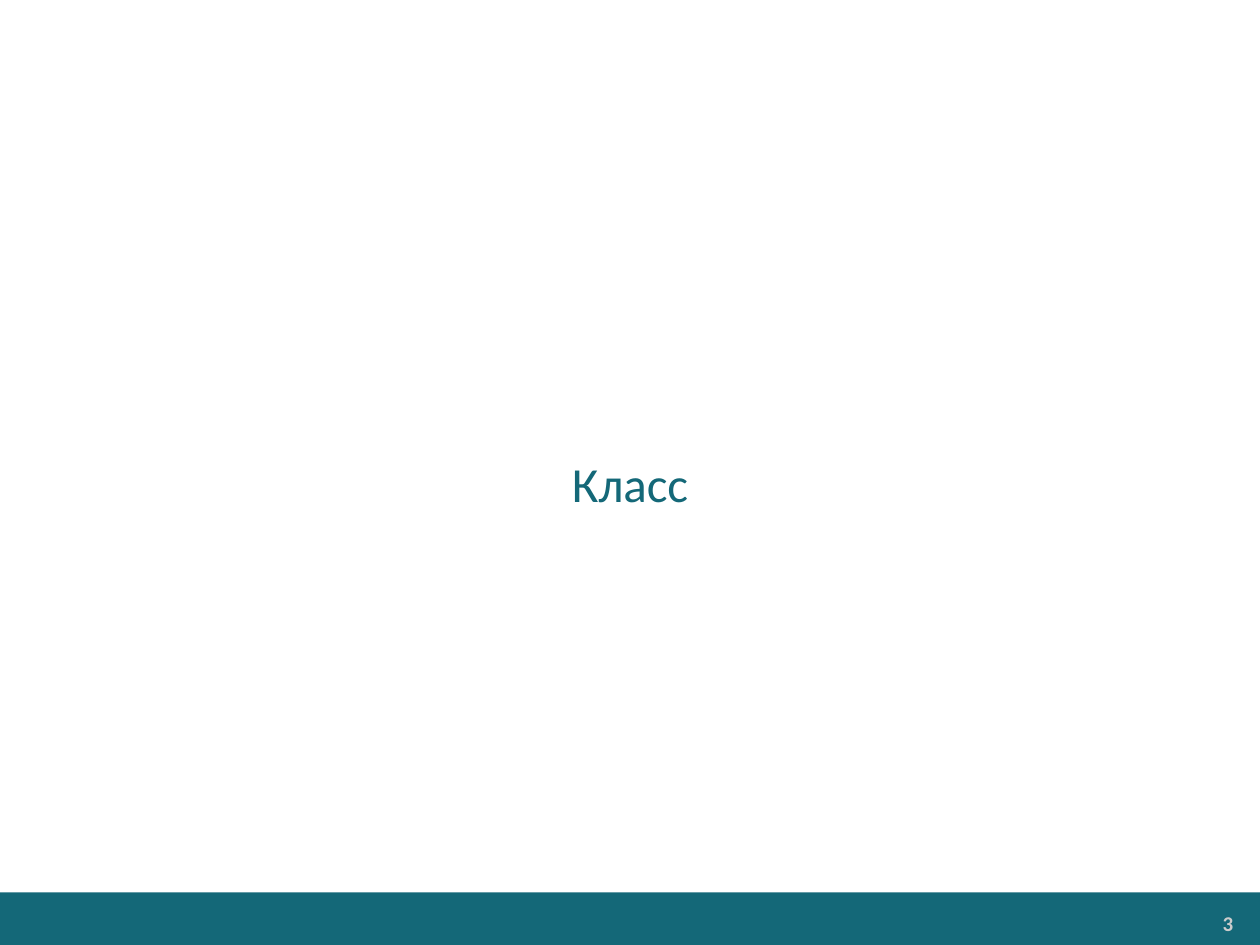
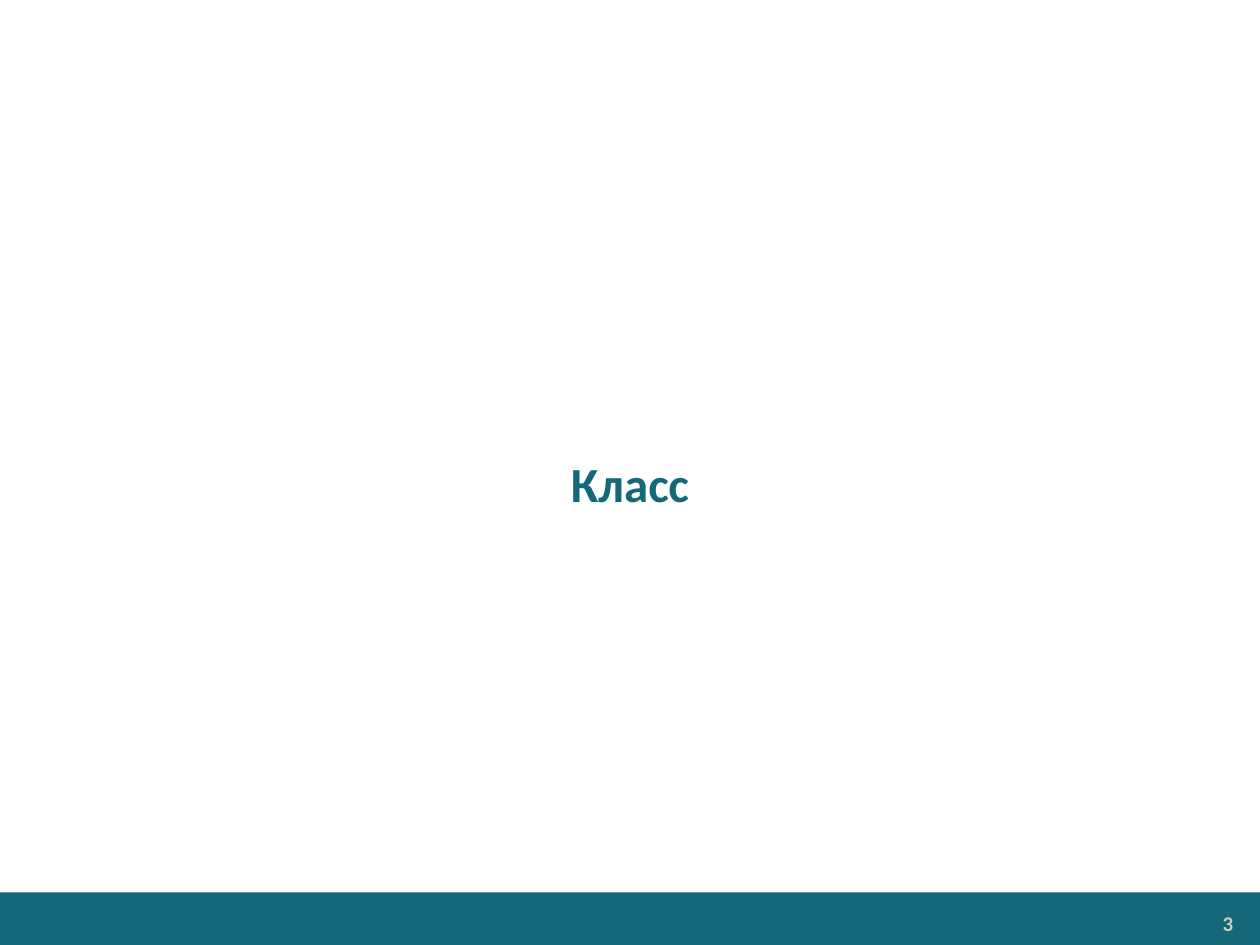
Before and after one commit to EPM-RD-NETLAB/.NET-Framework-modules, a slide deck: slide 3 of M3. Types/Types (RU).pptx. Drawn at 1260x945 pixels with LibreOffice and Linux fonts; fonts in the diff are those of the drawing; background and template pictures are left out. Boxes give left, top, right and bottom in pixels: in the first picture for what was removed or moved away, otherwise in the second. Text is boxed around its words. In the diff, an @@ line names an element or a change of style, - is before the commit and + after.

```diff
--- a/M3. Types/Types (RU).pptx
+++ b/M3. Types/Types (RU).pptx
@@ text "Класс" at (571,470,689,503): bold on @@
```
Also in this commit, not shown: 2 other slides changed, 1 other file.
